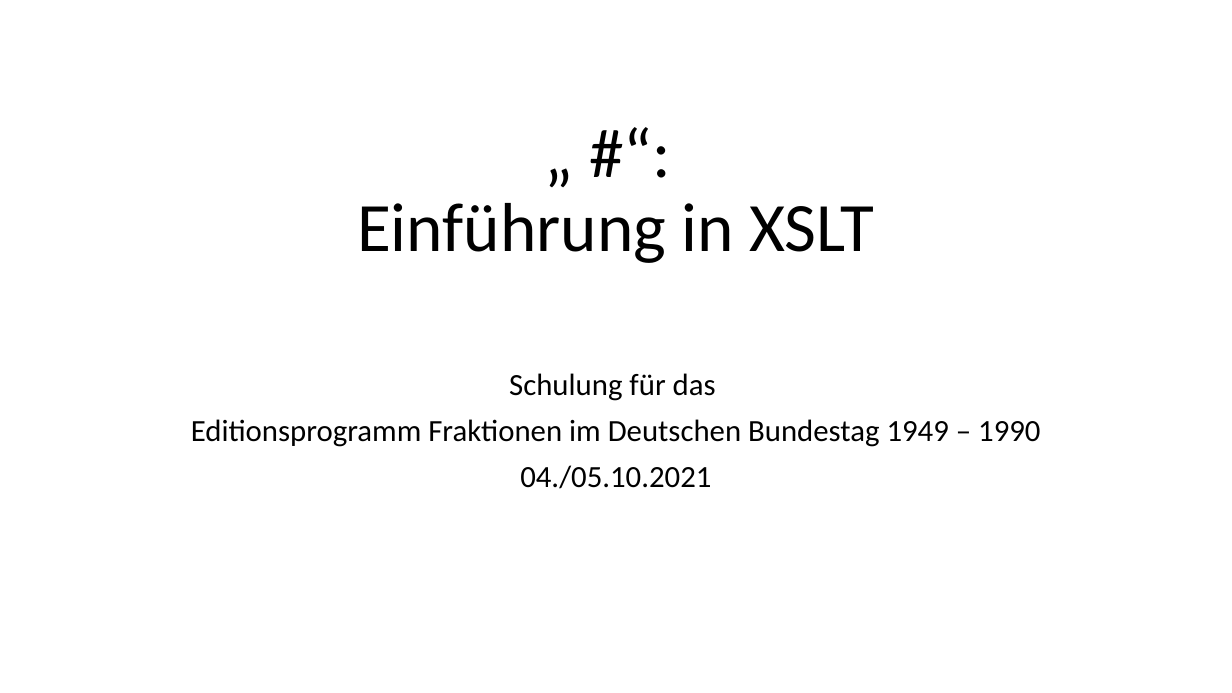
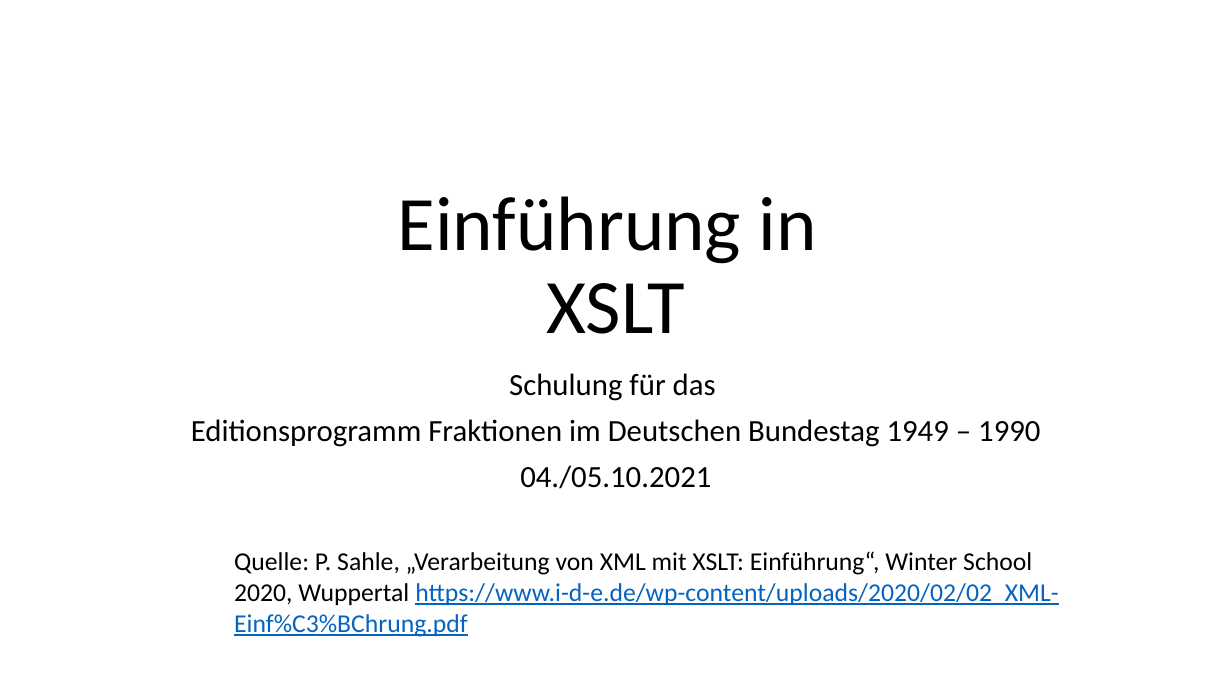
Before and after one commit to Lena-Luise/Lehre, a slide deck: slide 1 of SchulungenKGParl/Folien/XSLT.pptx. Drawn at 1232x693 pixels with LibreOffice and Linux fonts; fonts in the diff are those of the drawing. Boxes give left, top, right and bottom in pixels: in the first picture for what was removed or moved away, otherwise in the second. Text is boxed around its words. In the diff, an @@ line names an element or a change of style, - is before the commit and + after.

```diff
--- a/SchulungenKGParl/Folien/XSLT.pptx
+++ b/SchulungenKGParl/Folien/XSLT.pptx
@@ title at bbox=[398, 196, 816, 334]: text changed; size 54 to 60 pt @@
-„ #“:
-Einführung in XSLT
+Einführung in
+XSLT
@@ text added at bbox=[234, 551, 1058, 637], 20 pt, text #000000 @@
+Quelle: P. Sahle, „Verarbeitung von XML mit XSLT: Einführung“, Winter School 2020, Wuppertal https://www.i-d-e.de/wp-content/uploads/2020/02/02_XML-Einf%C3%BChrung.pdf
```
Also in this commit, not shown: 1 other slide changed, 10 other files.
